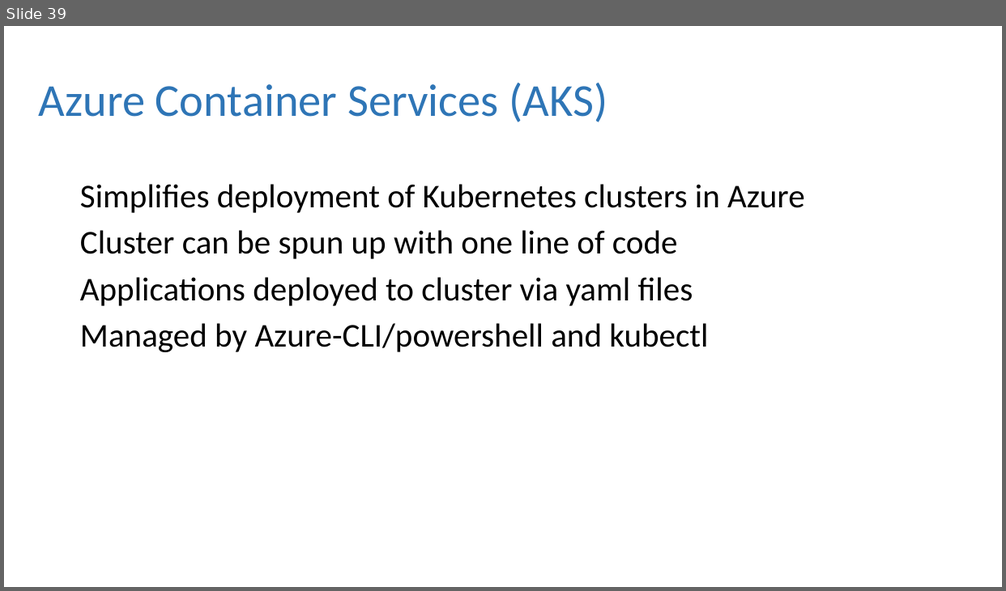
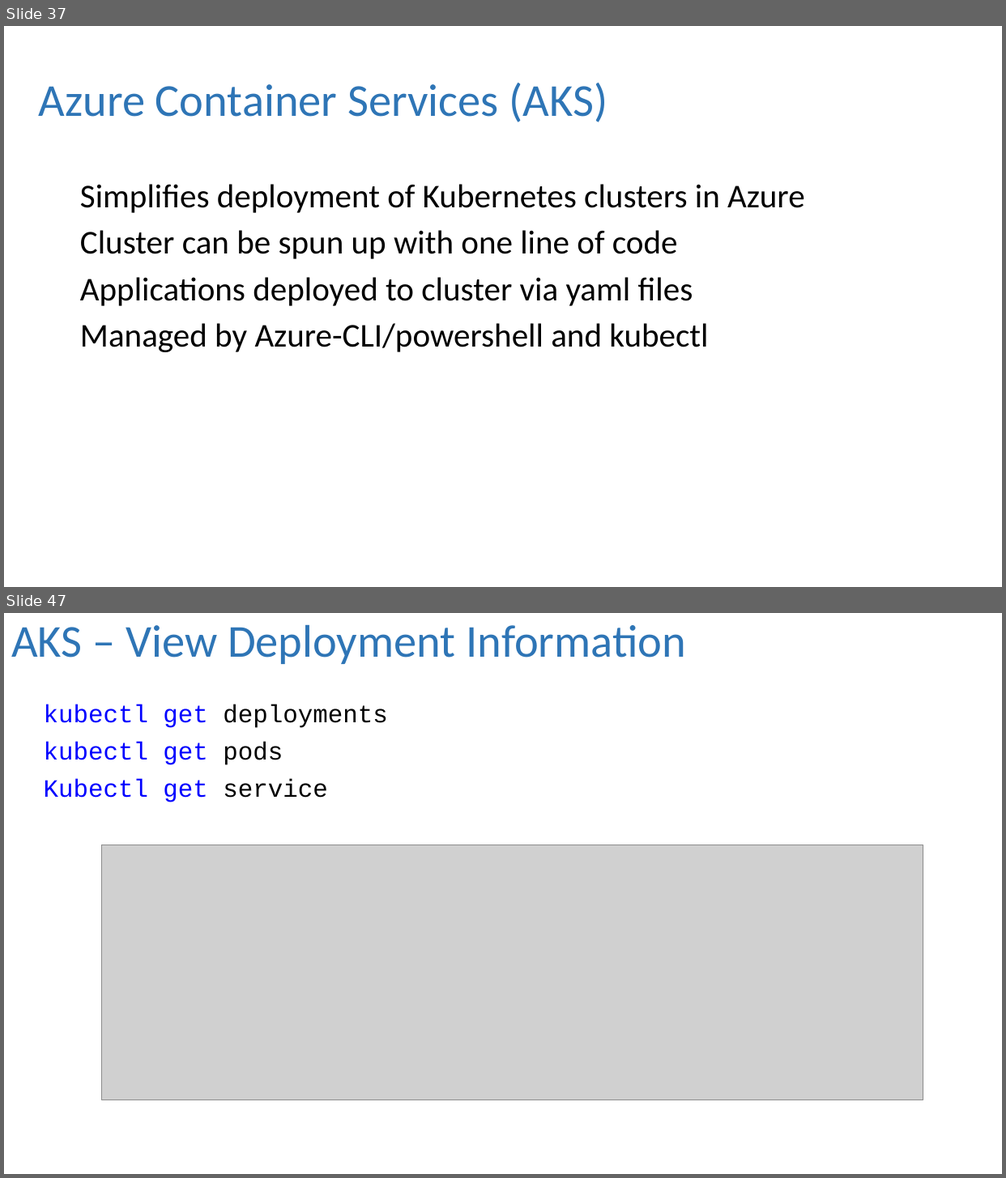
Before and after one commit to dbafromthecold/ContainersInTheCloud, a slide deck: ContainersInTheCloud.pptx. Shown one above the other, each under a label of ours: slide 39 before the commit, slides 37 and 47 after it; the slides between them are not shown. The pictures are 1006x591 and 1006x1178 pixels, drawn with LibreOffice and Linux fonts; fonts in the diff are those of the drawing; grey boxes stand for pictures; background and template pictures are left out. Boxes give left, top, right and bottom in pixels: in the first picture for what was removed or moved away, otherwise in the second. Text is boxed around its words. In the diff, an @@ line names an element or a change of style, - is before the commit and + after.

```diff
--- a/ContainersInTheCloud.pptx
+++ b/ContainersInTheCloud.pptx
@@ slide 47 added at <box>4,613,1002,1174</box>, background picture (left out) @@
@@ title added at <box>11,624,685,664</box>, 44 pt, text #2E75B6 @@
+AKS – View Deployment Information
@@ text added at <box>44,705,387,803</box>, 24 pt, text #0000FF @@
+kubectl get deployments
+kubectl get pods
+Kubectl get service
@@ picture added at <box>101,845,923,1100</box> @@
@@ what was slide 39 is now slide 37 @@
```
Also in this commit, not shown: 3 slides changed, 12 other slides added, 2 slides removed, 3 other files.
